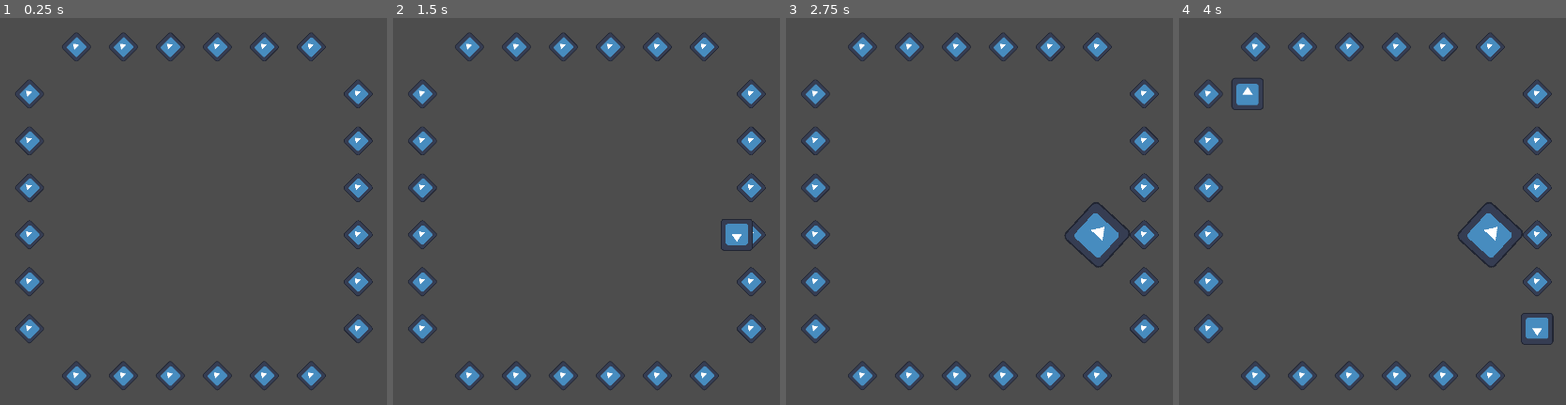
Above: before the commit, frames 1-4 (left to right).
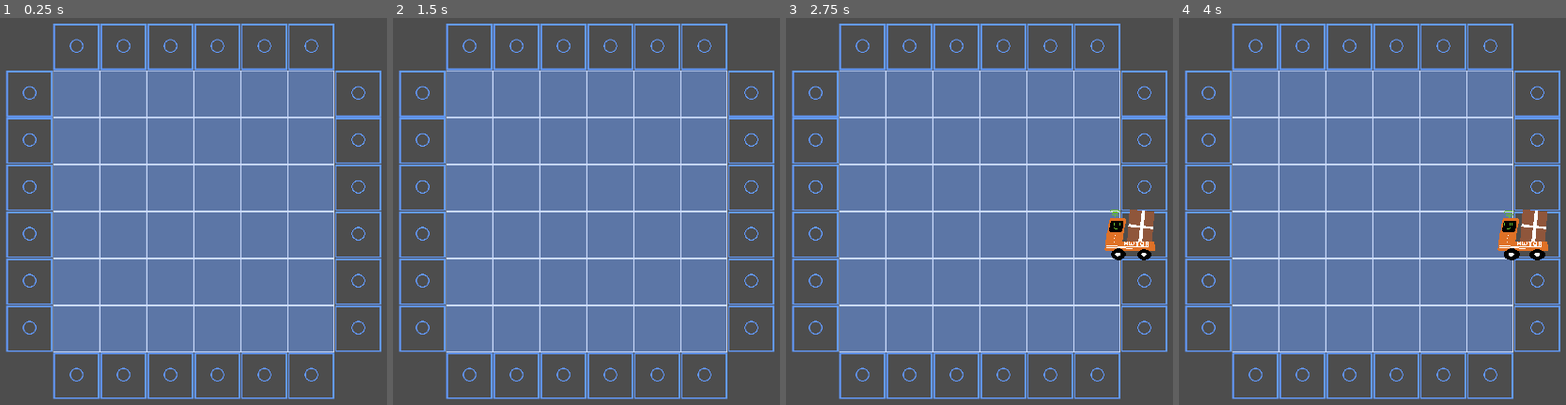
Above: after the commit, the same moments.

Repository: Jotlane/Warehouse-Robot-Game
Game: Godot game, scene res://Scenes/game_manager.tscn
Same seed, same stepped clock (60 frames per second), same inputs: the game is played once before the commit and once after it. The engine's default icon, where the game draws it, is replaced by a stand-in: a white triangle on a blue panel in a dark square.
Inputs (mouse positions are in pixels of both pictures, inside the frame that each line leads up to):
- Up to frame 1 (0.25 s): no input
- Up to frame 2 (1.5 s): tap Enter at 0.5 s; move the mouse to (outside the picture) at 0.52 s; press the mouse at (outside the picture) at 0.53 s; move the mouse to (741, 234) at 1.27 s; release the mouse at (741, 234) at 1.28 s; click (741, 234) at 1.35 s
- Up to frame 3 (2.75 s): move the mouse to (1145, 234) at 2.02 s; press the mouse at (1145, 234) at 2.03 s
- Up to frame 4 (4 s): move the mouse to (1469, 300) at 2.77 s; release the mouse at (1469, 300) at 2.78 s; click (1469, 300) at 2.85 s; move the mouse to (outside the picture) at 3.52 s; press the mouse at (outside the picture) at 3.53 s

The runs differ from the first frame. In frame 1, 63% of the frame differs, in the area x 1-99%, y 1-99%; in frame 2, 63%; in frame 3, 64%; in frame 4, 64%.

Commit message:
a lot of stuff, audio, sprites

Diff:
--- /dev/null
+++ b/Scenes/finish_point.gd
@@ -0,0 +1,17 @@
+extends Node2D
+
+
+# Called when the node enters the scene tree for the first time.
+func _ready() -> void:
+	pass # Replace with function body.
+
+
+# Called every frame. 'delta' is the elapsed time since the previous frame.
+func _process(delta: float) -> void:
+	pass
+
+
+func _on_finish_point_area_area_entered(area: Area2D) -> void:
+	pass
+	#print("playing audio")
+	#$AudioStreamPlayer.play()
--- a/Scenes/finish_point.tscn
+++ b/Scenes/finish_point.tscn
@@ -1,20 +1,27 @@
 [gd_scene format=3 uid="uid://dxr4rvugme6dw"]
 
-[ext_resource type="Texture2D" uid="uid://opu0gbd3evfr" path="res://icon.svg" id="1_eqp27"]
+[ext_resource type="Script" uid="uid://bee46r5dtkjor" path="res://Scenes/finish_point.gd" id="1_8crl0"]
+[ext_resource type="Texture2D" uid="uid://pglcnjpd673" path="res://Sprites/finishpoint.png" id="1_eqp27"]
+[ext_resource type="AudioStream" uid="uid://dcl2mlj0731md" path="res://Audio/pickupCoin.wav" id="3_xrrgm"]
 
 [sub_resource type="RectangleShape2D" id="RectangleShape2D_eqp27"]
 size = Vector2(40, 40)
 
 [node name="FinishPoint" type="Node2D" unique_id=1582533133]
+script = ExtResource("1_8crl0")
 
 [node name="Sprite2D" type="Sprite2D" parent="." unique_id=530459854]
-rotation = -0.7853982
-scale = Vector2(0.441, 0.441)
 texture = ExtResource("1_eqp27")
+hframes = 2
 
 [node name="FinishPointArea" type="Area2D" parent="." unique_id=373074289]
 collision_layer = 0
-collision_mask = 0
+collision_mask = 2
 
 [node name="FinishPointCollisionShape" type="CollisionShape2D" parent="FinishPointArea" unique_id=1449424475]
 shape = SubResource("RectangleShape2D_eqp27")
+
+[node name="AudioStreamPlayer" type="AudioStreamPlayer" parent="." unique_id=158394316]
+stream = ExtResource("3_xrrgm")
+
+[connection signal="area_entered" from="FinishPointArea" to="." method="_on_finish_point_area_area_entered"]
--- a/Scenes/game_manager.tscn
+++ b/Scenes/game_manager.tscn
@@ -1,20 +1,28 @@
 [gd_scene format=3 uid="uid://qfdlq8sjhrfx"]
 
 [ext_resource type="Script" uid="uid://da7fbmhy8deg" path="res://Scripts/game_manager.gd" id="1_oj352"]
-[ext_resource type="PackedScene" uid="uid://dl3duota3eb3u" path="res://Scenes/dummy_node_to_be_spawned.tscn" id="2_e5fcp"]
+[ext_resource type="PackedScene" uid="uid://bkne66hphc7nd" path="res://Scenes/grid_tile.tscn" id="2_fgdfb"]
 [ext_resource type="PackedScene" uid="uid://bunwvncxiw8to" path="res://Scenes/grid.tscn" id="3_sq00h"]
 [ext_resource type="PackedScene" uid="uid://bbdfmetftxp4r" path="res://Scenes/robot.tscn" id="4_mmt5l"]
 [ext_resource type="PackedScene" uid="uid://dxr4rvugme6dw" path="res://Scenes/finish_point.tscn" id="5_fgdfb"]
+[ext_resource type="AudioStream" uid="uid://bxy6vgch0qc3l" path="res://Audio/Getting it Done.mp3" id="6_yqty0"]
 
 [node name="GameManager" type="Node2D" unique_id=1908083967]
 script = ExtResource("1_oj352")
-dummy_scene = ExtResource("2_e5fcp")
+grid_tile = ExtResource("2_fgdfb")
 grid_scene = ExtResource("3_sq00h")
 grid_position_offset = Vector2(200, 110)
 robot_scene = ExtResource("4_mmt5l")
 finish_point_scene = ExtResource("5_fgdfb")
 
 [node name="SpawnTimer" type="Timer" parent="." unique_id=745342297]
+wait_time = 2.0
 autostart = true
 
+[node name="AudioStreamPlayer" type="AudioStreamPlayer" parent="." unique_id=2034242838]
+stream = ExtResource("6_yqty0")
+volume_db = -3.931
+autoplay = true
+parameters/looping = true
+
 [connection signal="timeout" from="SpawnTimer" to="." method="_on_spawn_timer_timeout"]
--- /dev/null
+++ b/Scenes/grid_tile.tscn
@@ -0,0 +1,6 @@
+[gd_scene format=3 uid="uid://bkne66hphc7nd"]
+
+[ext_resource type="Texture2D" uid="uid://w2frd47pbe8q" path="res://Sprites/tile.png" id="1_1jsc2"]
+
+[node name="GridTile" type="Sprite2D" unique_id=2143348019]
+texture = ExtResource("1_1jsc2")
--- a/Scenes/obstacle.tscn
+++ b/Scenes/obstacle.tscn
@@ -1,9 +1,80 @@
 [gd_scene format=3 uid="uid://c77ex05y7wk6p"]
 
-[ext_resource type="Texture2D" uid="uid://opu0gbd3evfr" path="res://icon.svg" id="1_sl1jc"]
+[ext_resource type="Texture2D" uid="uid://djgot4ipdn1p1" path="res://Sprites/obstacle.png" id="2_2p81s"]
+[ext_resource type="AudioStream" uid="uid://dabbm16ejb7ql" path="res://Audio/crash.mp3" id="3_a6yce"]
+[ext_resource type="Script" uid="uid://dgm56xbdghtxj" path="res://Scripts/obstacle_animated_sprite.gd" id="3_rvx1i"]
+
+[sub_resource type="AtlasTexture" id="AtlasTexture_rvx1i"]
+atlas = ExtResource("2_2p81s")
+region = Rect2(0, 0, 120, 120)
+
+[sub_resource type="AtlasTexture" id="AtlasTexture_a6yce"]
+atlas = ExtResource("2_2p81s")
+region = Rect2(120, 0, 120, 120)
+
+[sub_resource type="AtlasTexture" id="AtlasTexture_p763d"]
+atlas = ExtResource("2_2p81s")
+region = Rect2(240, 0, 120, 120)
+
+[sub_resource type="AtlasTexture" id="AtlasTexture_af0pv"]
+atlas = ExtResource("2_2p81s")
+region = Rect2(360, 0, 120, 120)
+
+[sub_resource type="AtlasTexture" id="AtlasTexture_my8i3"]
+atlas = ExtResource("2_2p81s")
+region = Rect2(480, 0, 120, 120)
+
+[sub_resource type="SpriteFrames" id="SpriteFrames_km3lo"]
+animations = [{
+"frames": [{
+"duration": 1.0,
+"texture": SubResource("AtlasTexture_rvx1i")
+}, {
+"duration": 1.0,
+"texture": SubResource("AtlasTexture_a6yce")
+}],
+"loop": true,
+"name": &"default",
+"speed": 1.2
+}, {
+"frames": [{
+"duration": 1.0,
+"texture": SubResource("AtlasTexture_p763d")
+}, {
+"duration": 1.0,
+"texture": SubResource("AtlasTexture_af0pv")
+}, {
+"duration": 1.0,
+"texture": SubResource("AtlasTexture_my8i3")
+}, {
+"duration": 1.0,
+"texture": SubResource("AtlasTexture_my8i3")
+}],
+"loop": false,
+"name": &"explode",
+"speed": 4.0
+}]
+
+[sub_resource type="RectangleShape2D" id="RectangleShape2D_rvx1i"]
+size = Vector2(97, 58)
 
 [node name="Obstacle" type="Node2D" unique_id=238841106]
 
-[node name="Sprite2D" type="Sprite2D" parent="." unique_id=1476320525]
-rotation = 0.7400196
-texture = ExtResource("1_sl1jc")
+[node name="ObstacleAnimatedSprite" type="AnimatedSprite2D" parent="." unique_id=306880279]
+sprite_frames = SubResource("SpriteFrames_km3lo")
+autoplay = "explode"
+script = ExtResource("3_rvx1i")
+
+[node name="AudioStreamPlayer" type="AudioStreamPlayer" parent="." unique_id=464465680]
+stream = ExtResource("3_a6yce")
+autoplay = true
+
+[node name="Area2D" type="Area2D" parent="." unique_id=2052911924]
+collision_layer = 2
+collision_mask = 0
+
+[node name="CollisionShape2D" type="CollisionShape2D" parent="Area2D" unique_id=1171925406]
+position = Vector2(0.5, 22)
+shape = SubResource("RectangleShape2D_rvx1i")
+
+[connection signal="animation_finished" from="ObstacleAnimatedSprite" to="ObstacleAnimatedSprite" method="_on_animation_finished"]
--- a/Scenes/robot.tscn
+++ b/Scenes/robot.tscn
@@ -1,20 +1,54 @@
 [gd_scene format=3 uid="uid://bbdfmetftxp4r"]
 
 [ext_resource type="Script" uid="uid://c8ljndky12sim" path="res://Scripts/robot.gd" id="1_2vrla"]
-[ext_resource type="Texture2D" uid="uid://opu0gbd3evfr" path="res://icon.svg" id="1_lp65t"]
+[ext_resource type="Texture2D" uid="uid://whqnrnd6svwj" path="res://Sprites/robot.png" id="2_2vrla"]
+[ext_resource type="Texture2D" uid="uid://b3w0lkumes66m" path="res://Sprites/robot-Sheet.png" id="3_6phhs"]
+[ext_resource type="AudioStream" uid="uid://bl3wvpc83omq5" path="res://Audio/horn.mp3" id="4_dwnub"]
+[ext_resource type="AudioStream" uid="uid://deka1fc2qup1i" path="res://Audio/vroom.mp3" id="5_ntbue"]
+[ext_resource type="AudioStream" uid="uid://bi2oi7ebmrchk" path="res://Audio/hello.mp3" id="6_8s4wd"]
+
+[sub_resource type="AtlasTexture" id="AtlasTexture_dwnub"]
+atlas = ExtResource("3_6phhs")
+region = Rect2(0, 0, 100, 100)
+
+[sub_resource type="AtlasTexture" id="AtlasTexture_ntbue"]
+atlas = ExtResource("3_6phhs")
+region = Rect2(100, 0, 100, 100)
+
+[sub_resource type="SpriteFrames" id="SpriteFrames_8s4wd"]
+animations = [{
+"frames": [{
+"duration": 1.0,
+"texture": SubResource("AtlasTexture_dwnub")
+}, {
+"duration": 1.0,
+"texture": SubResource("AtlasTexture_ntbue")
+}],
+"loop": true,
+"name": &"default",
+"speed": 3.0
+}]
 
 [sub_resource type="RectangleShape2D" id="RectangleShape2D_2vrla"]
-size = Vector2(80, 80)
+size = Vector2(120, 120)
 
 [sub_resource type="RectangleShape2D" id="RectangleShape2D_6phhs"]
-size = Vector2(75, 75)
+size = Vector2(110, 75)
 
 [node name="Robot" type="Node2D" unique_id=733011404]
 script = ExtResource("1_2vrla")
+accel = 150
 
 [node name="RobotSprite" type="Sprite2D" parent="." unique_id=1685826178]
-scale = Vector2(0.645, 0.645)
-texture = ExtResource("1_lp65t")
+visible = false
+scale = Vector2(1.3, 1.3)
+texture = ExtResource("2_2vrla")
+
+[node name="RobotAnimatedSprite" type="AnimatedSprite2D" parent="." unique_id=108421371]
+scale = Vector2(1.3, 1.3)
+sprite_frames = SubResource("SpriteFrames_8s4wd")
+autoplay = "default"
+frame_progress = 0.8535185
 
 [node name="RobotClickArea" type="Area2D" parent="." unique_id=1127237371]
 
@@ -28,5 +62,16 @@
 [node name="RobotCrashShape" type="CollisionShape2D" parent="RobotCrashArea" unique_id=650857833]
 shape = SubResource("RectangleShape2D_6phhs")
 
+[node name="HornAudio" type="AudioStreamPlayer" parent="." unique_id=1668057712]
+stream = ExtResource("4_dwnub")
+
+[node name="VroomAudio" type="AudioStreamPlayer" parent="." unique_id=1221834867]
+stream = ExtResource("5_ntbue")
+
+[node name="HelloAudio" type="AudioStreamPlayer" parent="." unique_id=1703463021]
+stream = ExtResource("6_8s4wd")
+volume_db = -3.703
+autoplay = true
+
 [connection signal="input_event" from="RobotClickArea" to="." method="_on_robot_click_area_input_event"]
 [connection signal="area_entered" from="RobotCrashArea" to="." method="_on_robot_crash_area_area_entered"]
--- a/Scripts/game_manager.gd
+++ b/Scripts/game_manager.gd
@@ -7,7 +7,7 @@
 	OPEN
 }
 
-@export var dummy_scene:PackedScene
+@export var grid_tile:PackedScene
 @export var grid_scene:PackedScene
 @export var grid_position_offset:Vector2
 @export var robot_scene:PackedScene
@@ -39,15 +39,12 @@
 
 	Singleton.crash_occurred.connect(_crash_occurred)
 	Singleton.robot_exited_lane.connect(_robot_exited_lane)
-	#for i in range(Singleton.num_rows):
-		#var instance = dummy_scene.instantiate()
-		#instance.position = Vector2(0,i*Singleton.grid_size)
-		#grid_instance.add_child(instance)
-		#
-	#for j in range(Singleton.num_columns):
-		#var instance = dummy_scene.instantiate()
-		#instance.position = Vector2(j*Singleton.grid_size,0)
-		#grid_instance.add_child(instance)
+	for i in range(Singleton.num_rows):
+		for j in range(Singleton.num_columns):
+			if (i != 0 and j != 0 and i != Singleton.num_rows -1 and j != Singleton.num_columns-1):
+				var instance = grid_tile.instantiate()
+				instance.position = Vector2(j*Singleton.grid_size,i*Singleton.grid_size)
+				grid_instance.add_child(instance)
 
 	for i in range((Singleton.num_columns-1)*2+(Singleton.num_rows-1)*2):
 		if (i != 0 and i != Singleton.num_columns-1 and i != Singleton.num_columns -1 + Singleton.num_rows-1 and i != Singleton.num_columns -1 + Singleton.num_rows-1+Singleton.num_columns -1):
--- /dev/null
+++ b/Scripts/obstacle_animated_sprite.gd
@@ -0,0 +1,16 @@
+extends AnimatedSprite2D
+
+
+# Called when the node enters the scene tree for the first time.
+func _ready() -> void:
+	pass # Replace with function body.
+
+
+# Called every frame. 'delta' is the elapsed time since the previous frame.
+func _process(delta: float) -> void:
+	pass
+
+
+func _on_animation_finished() -> void:
+	set_animation("default")
+	play()
--- a/Scripts/robot.gd
+++ b/Scripts/robot.gd
@@ -6,18 +6,34 @@
 var is_stopped:bool = false
 var finish_mask:int
 var lane:int
+@export var accel: int
+
+enum RobotState {
+	moving,
+	stopped,
+	slow,
+	speedup
+}
 
 # Called when the node enters the scene tree for the first time.
 func _ready() -> void:
 	#Set sprite
-	$RobotSprite.rotation = direction.angle() #TODO: Change this to specific up/down/left/right sprite or flip etc
-
+	if (direction == Vector2.LEFT):
+		$RobotAnimatedSprite.flip_h = true
+	else:
+		$RobotAnimatedSprite.rotation = direction.angle() #TODO: Change this to specific up/down/left/right sprite or flip etc
 	speed = speed_normal
 
 # Called every frame. 'delta' is the elapsed time since the previous frame.
 func _process(delta: float) -> void:
 	if (!is_stopped):
-		position += direction * speed * delta
+		if (speed<speed_normal):
+			speed+=delta*accel
+	else:
+		if (speed>0):
+			speed-=delta*accel
+	if (speed<0): speed=0
+	position += direction * speed * delta
 
 func set_heading_right(right:bool):
 	if (right): finish_mask = 8#4
@@ -26,6 +42,8 @@
 func _on_robot_click_area_input_event(viewport: Node, event: InputEvent, shape_idx: int) -> void:
 	if (event.is_action_pressed("left_click")):
 		is_stopped = !is_stopped
+		if (is_stopped): $HornAudio.play()
+		else: $VroomAudio.play()
 
 func _on_robot_crash_area_area_entered(area: Area2D) -> void:
 	print("Crash with ", area)
@@ -36,4 +54,5 @@
 	elif (area.get_collision_layer() & finish_mask):
 		print("clear")
 		Singleton.robot_exited_lane.emit(lane)
+		area.get_parent().get_node("AudioStreamPlayer").play()
 	queue_free()
Binary file added: Aseprites/concept.aseprite
Binary file added: Aseprites/finishpoint.aseprite
Binary file added: Aseprites/obstacle.aseprite
Binary file added: Aseprites/robot.aseprite
Binary file added: Aseprites/tile.aseprite
Not shown, added: Audio/237375__squareal__car-crash.wav.import
Not shown, added: Audio/Getting it Done.mp3.import
Not shown, added: Audio/crash.mp3.import
Not shown, added: Audio/explosion.wav.import
Not shown, added: Audio/freesound_community-hello-46355.mp3.import
Not shown, added: Audio/freesound_community-starting-engine-marshing-and-closing-37891.mp3.import
Not shown, added: Audio/hello.mp3.import
(and 35 more such lines)
